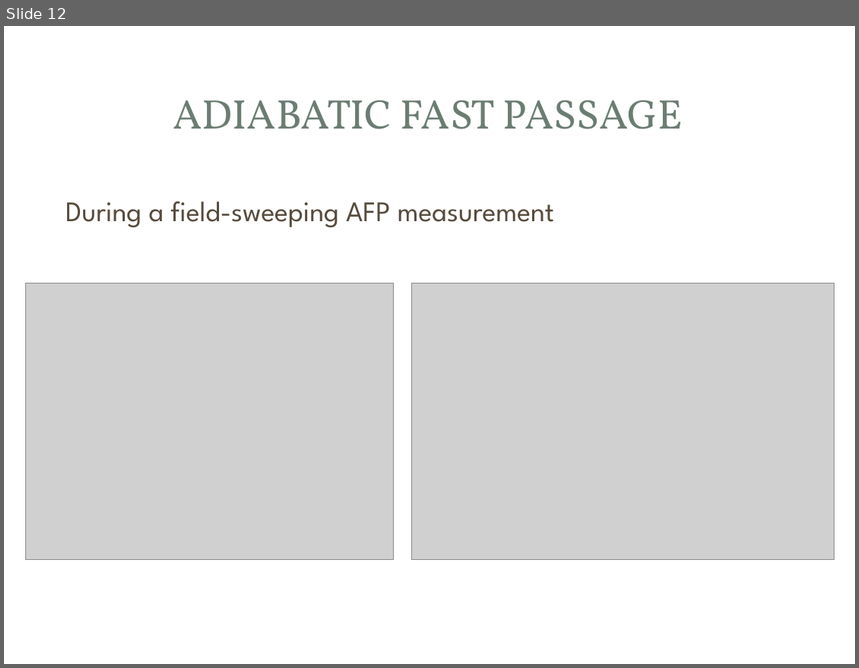
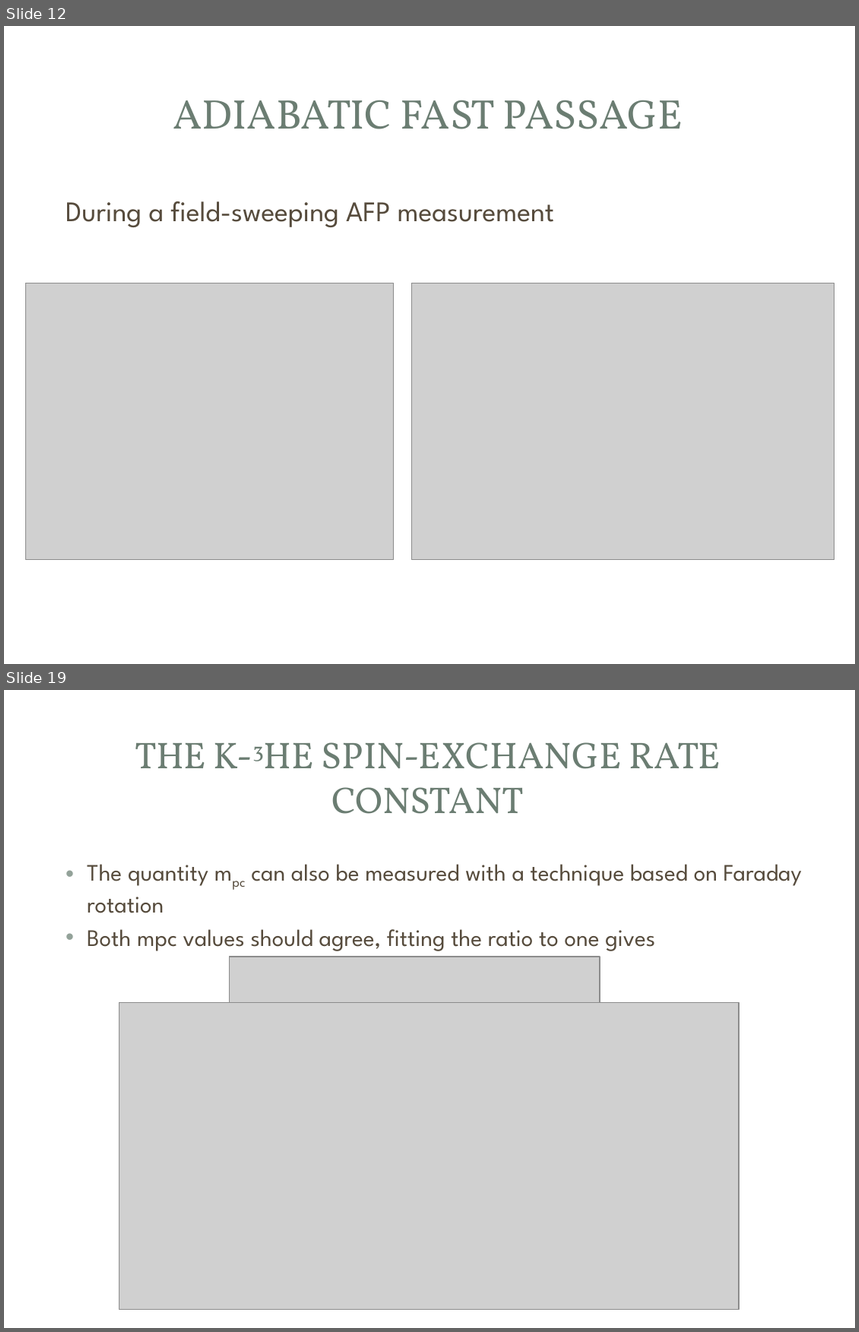
Before and after one commit to yw6vp/Final-Presentation, a slide deck: Defense.pptx. Shown one above the other, each under a label of ours: slide 12 before the commit, slides 12 and 19 after it; the slides between them are not shown. The pictures are 859x668 and 859x1332 pixels, drawn with LibreOffice and Linux fonts; fonts in the diff are those of the drawing; grey boxes stand for pictures; background and template pictures are left out. Boxes give left, top, right and bottom in pixels: in the first picture for what was removed or moved away, otherwise in the second. Text is boxed around its words. In the diff, an @@ line names an element or a change of style, - is before the commit and + after.

Commit message:
Finish K-3He spin-exchange rate constant, about to start working on x factor slides.

```diff
--- a/Defense.pptx
+++ b/Defense.pptx
@@ slide 19 added at <box>4,690,855,1328</box>, background picture (left out); not listed: 3 template elements that a slide beside it also shows @@
@@ title added at <box>135,742,721,814</box>, 31.5 pt, text #6B7D72 @@
+THE K-3HE SPIN-EXCHANGE RATE CONSTANT
@@ text added at <box>87,864,802,951</box>, 20 pt, text #564B3C @@
+• The quantity mpc can also be measured with a technique based on Faraday rotation
+• Both mpc values should agree, fitting the ratio to one gives
@@ picture added at <box>230,957,600,1002</box> @@
@@ picture added at <box>119,1002,739,1309</box> @@
```
Also in this commit, not shown: 2 slides changed, 6 other slides added.
